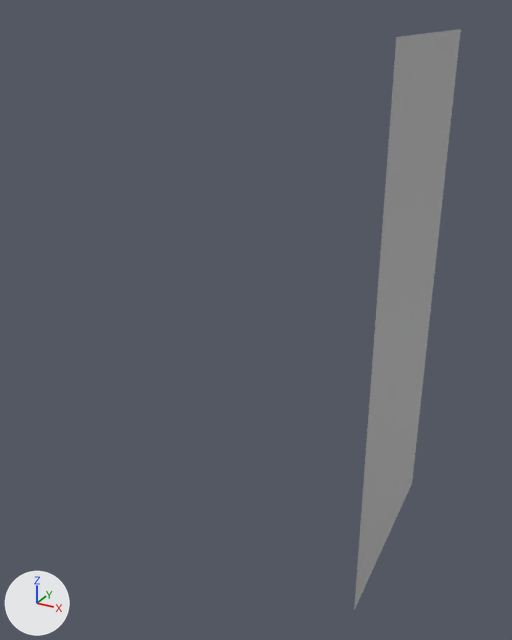
One commit to the FBX model Unity/Assets/Models/poster.fbx: the scene before it, then after it.
The view is the same before and after, from a 50 mm camera at (0.478, -0.654, 0.885) aimed at (0.154, -0.066, 0.591). The lights are fixed; the arrows at lower left show +X, +Y and +Z. Where no turn or scale is listed for an object, it has been applied to the vertices.

The first picture shows 'poster'.
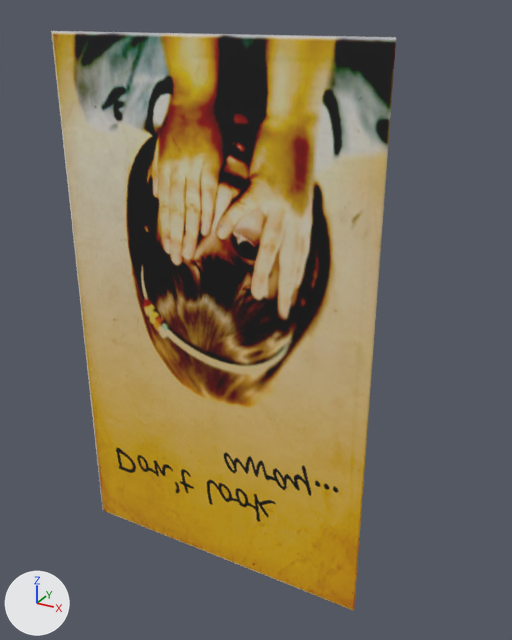
The newer file is also rescaled (x0.713), turned or shifted as a whole; pictures and numbers use the older file's frame.

Pixel boxes [x1, y1, x2, y2] of what changed, in the pictures (512 x 640 px):
'poster', recoloured, reshaped (220% wider)
    before: [354, 29, 461, 610]
    after: [51, 31, 396, 611]

The edits, one by one:
Picture 'poster_DIFFUSE.png' (img_poster_diffuse_png) is new.
Material 'poster1' (mat_poster1) is new.
Its texture is img_poster_diffuse_png.
me_mesh has 4 vertices, 1 face and spans x -0.006..0.006, y -0.11..0.11, z -0.255..0.255.
me_mesh is used by ob_poster; location (0.308, -0.051, 0.613).
me_mesh no longer uses material mat_lambert1 (grey #bcbcbc).
Part 1, on me_mesh:
Vertex 0 of me_mesh moves from (-0.006, 0.11, 0.255) at pixel (460, 29) to (-0.301, -0.11, -0.255) at pixel (102, 510).
Vertex 1 of me_mesh moves from (-0.006, 0.11, -0.255) at pixel (412, 483) to (-0.301, -0.11, 0.255) at pixel (51, 30).
Vertex 2 of me_mesh moves from (0.006, -0.11, 0.255) at pixel (396, 37) to (0.006, -0.11, -0.255) at pixel (354, 610).
Vertex 3 of me_mesh moves from (0.006, -0.11, -0.255) at pixel (354, 610) to (0.006, -0.11, 0.255) at pixel (396, 37).
me_mesh now uses material mat_poster1 (picture img_poster_diffuse_png).
